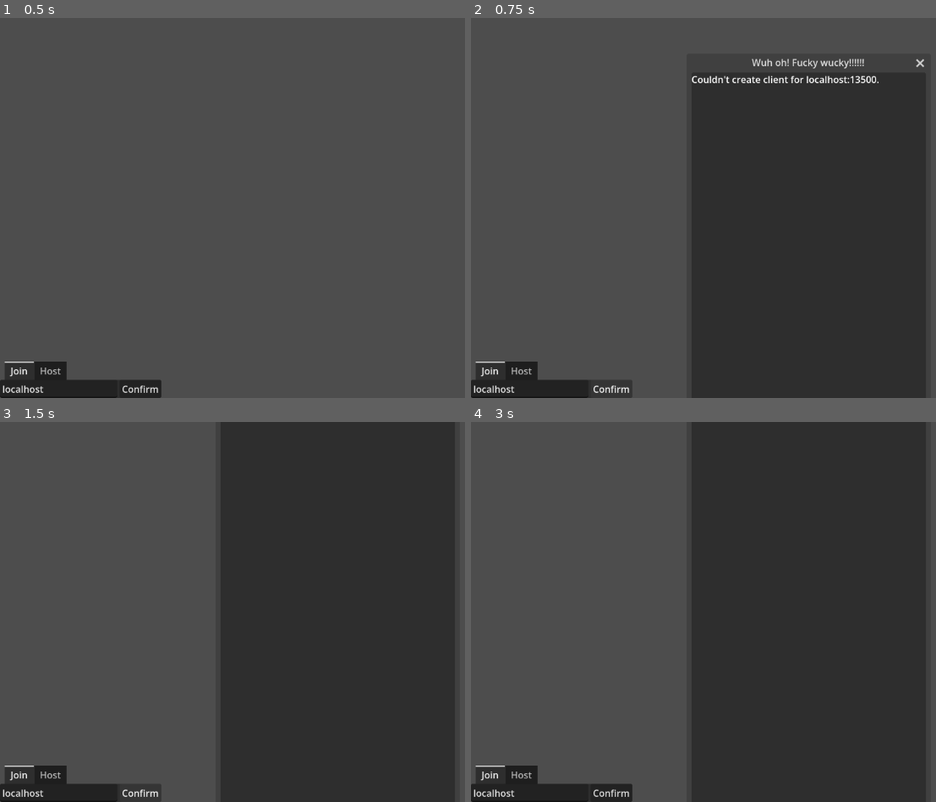
Above: before the commit, frames 1-4 (two rows, left to right).
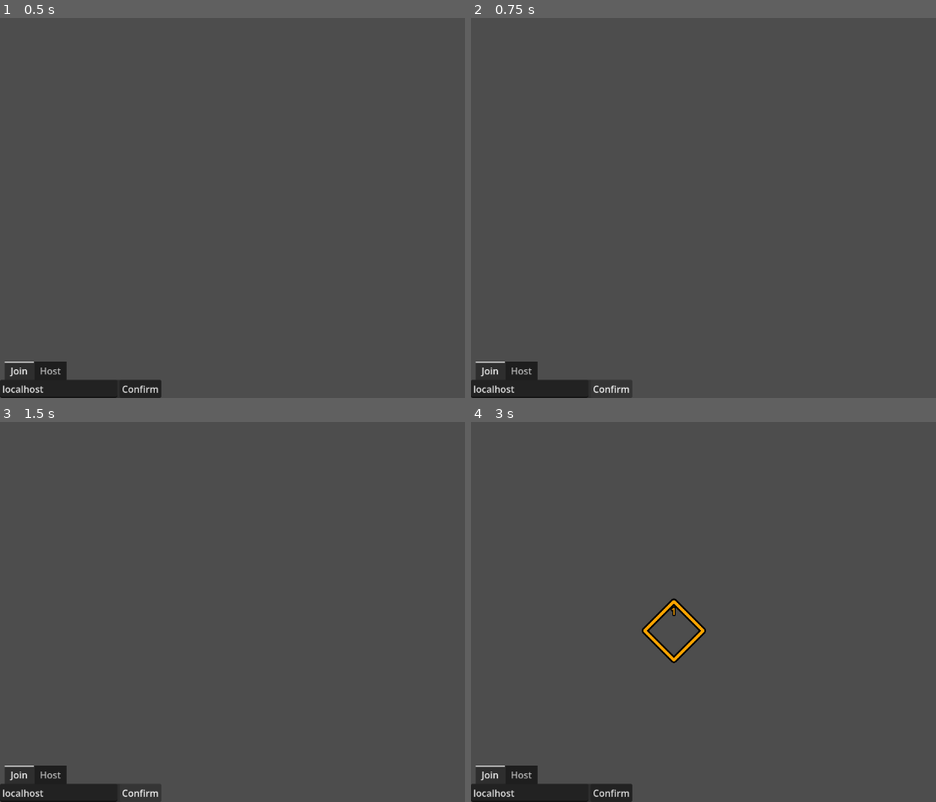
Above: after the commit, the same moments.

Repository: stacktrace-error/chunk-terrain
Game: Godot game, scene res://ui/main_menu.tscn
Same seed, same stepped clock (60 frames per second), same inputs: the game is played once before the commit and once after it.
Inputs (mouse positions are in pixels of both pictures, inside the frame that each line leads up to):
- Up to frame 1 (0.5 s): no input
- Up to frame 2 (0.75 s): click "Confirm" at 0.5 s
- Up to frame 3 (1.5 s): click "Confirm" at 1.25 s
- Up to frame 4 (3 s): tap Enter (chat) at 2 s; move the mouse to (outside the picture) at 2.02 s; hold D (right) 2.03-2.78 s; hold Enter (chat) 2.03-2.78 s; tap Space at 2.75 s; move the mouse to (675, 631) at 2.77 s; hold S (down) from 2.78 s (still down); tap Middle mouse button (ping) at 2.85 s

Frame 1 is identical in both runs. In frame 2, 43% of the frame differs, in the area x 47-98%, y 10-100%; in frame 3, 50%; in frame 4, 51%, in the area x 36-98%, y 0-100%.

Commit message:
half-baked quit feature before I update

Diff:
--- a/multiplayer/g_lobby.gd
+++ b/multiplayer/g_lobby.gd
@@ -5,7 +5,6 @@
 signal player_ready
 signal connection_status_changed(to:MultiplayerPeer.ConnectionStatus)
 
-var peer : ENetMultiplayerPeer = ENetMultiplayerPeer.new()
 var connection_status : MultiplayerPeer.ConnectionStatus:
 	set(x):
 		if(connection_status != x):
@@ -22,12 +21,13 @@
 	if p and !multiplayer.is_server(): connection_status = p.get_connection_status()
 
 
-func host_parse_port(port_string:String="") -> void:
+func host_parse_port(port_string:String="") -> bool:
 	var port : int = default_port
 	if !port_string.is_empty(): port = port_string.to_int()
-	host(port)
+	return host(port)
 
-func host(port:int=default_port) -> void:
+func host(port:int=default_port) -> bool:
+	var peer : ENetMultiplayerPeer = ENetMultiplayerPeer.new()
 	var error : Error = peer.create_server(port)
 	match error:
 		ERR_CANT_CREATE: ErrorPopup.show_with(str("Couldn't create server with port ", port, "."))
@@ -35,6 +35,8 @@
 		OK:
 			multiplayer.multiplayer_peer = peer
 			multiplayer.peer_connected.connect(on_peer_connected)
+			multiplayer.peer_disconnected.connect(remove_player)
+			#multiplayer.peer_disconnected.connect()
 			on_peer_connected(1)
 
 			# This could be on a button, but that's not needed right now
@@ -42,36 +44,45 @@
 
 			DisplayServer.window_set_title.call_deferred("hosting")
 
+			return true
+	return false
 
-func join_parse_port(address:String) -> void:
+
+func join_parse_port(address:String) -> bool:
 	var split : PackedStringArray = address.rsplit(":", false, 1)
 
-	if split.size() > 1: join(split[0], split[1].to_int())
-	else: join(address, default_port)
+	if split.size() > 1: return join(split[0], split[1].to_int())
+	return join(address, default_port)
 
-func join(address:String="localhost", port:int=default_port) -> void:
+func join(address:String="localhost", port:int=default_port) -> bool:
+	var peer : ENetMultiplayerPeer = ENetMultiplayerPeer.new()
 	var error : Error = peer.create_client(address, port)
 	match error:
 		ERR_CANT_CREATE: ErrorPopup.show_with(str("Couldn't create client for ", address, ":", port, "."))
 		ERR_ALREADY_IN_USE: ErrorPopup.show_with("Multiplayer peer already in use.")
 		OK:
 			multiplayer.multiplayer_peer = peer
+
+			multiplayer.peer_disconnected.connect(remove_player)
+
 			DisplayServer.window_set_title.call_deferred("joining")
 			multiplayer.connected_to_server.connect(func()->void:DisplayServer.window_set_title(str(address, ":", port)))
-
+			return true
+	return false
 
 
 func on_peer_connected(id:int) -> void:
-	if !players.is_empty():
-		for player : int in players:
-			rpc_add_player.rpc_id(id, player)
-	rpc_add_player.rpc(id)
+	# send current players to the new peer
+	for player : int in players:
+		rpc_add_player.rpc_id(id, player)
 
-	if has_started: rpc_start_game.rpc_id(id)
+	rpc_add_player.rpc(id) # add the peer's player for everyone else
+
+	if has_started: rpc_start_game.rpc_id(id) # tell them the game has started
 
 @rpc("call_local")
 func rpc_add_player(id:int) -> void:
-	if players.get(id, null):
+	if players.get(id):
 		print("attempted to spawn duplicate brain for " + str(id))
 		return
 
@@ -82,15 +93,22 @@
 
 
 func quit() -> void:
-	if multiplayer.get_unique_id() == 1:
-		pass
-	else:
-		rpc_ask_quit.rpc_id(1)
+	multiplayer.multiplayer_peer.close()
+	multiplayer.multiplayer_peer = OfflineMultiplayerPeer.new()
 
+	for child : Node in get_children(): child.free()
+	players.clear()
 
-@rpc("any_peer")
-func rpc_ask_quit() -> void:
-	peer.disconnect_peer(multiplayer.get_remote_sender_id())
+	Surfaces.clear()
+
+	has_started = false
+
+	DisplayServer.window_set_title.call_deferred("main menu")
+
+func remove_player(id:int) -> void:
+	if players.has(id):
+		players[id].remove()
+		players.erase(id)
 
 
 @rpc("call_local")
--- a/multiplayer/player.gd
+++ b/multiplayer/player.gd
@@ -37,8 +37,7 @@
 func get_colored_name() -> String:
 	return str("[color=", color.to_html(false), "]", nickname, "[/color]")
 
-#TODO temporary
-func free() -> void:
+func remove() -> void:
 	HUD.chat.add_message(tr("msg_player_disconnected") % nickname)
-	body.free()
-	super.free()
+	body.queue_free()
+	queue_free()
--- a/ui/lobby_start_panel.gd
+++ b/ui/main_menu.gd
@@ -1,8 +1,6 @@
-extends Control
+extends CanvasLayer
 
 func _ready() -> void:
-	Lobby.player_ready.connect(hide)
-
 	var args : Dictionary[String, String] = Util.launch_args
 	if "host" in args: Lobby.host_parse_port(args["host"])
 	elif "join" in args: Lobby.join_parse_port(args["join"])
--- a/ui/main_menu.tscn
+++ b/ui/main_menu.tscn
@@ -1,8 +1,9 @@
 [gd_scene format=3 uid="uid://b5lib4cfpco6n"]
 
-[ext_resource type="Script" uid="uid://y1hsvj0qhxxw" path="res://ui/lobby_start_panel.gd" id="1_06t4h"]
+[ext_resource type="Script" uid="uid://odi10mmsp3vl" path="res://ui/main_menu.gd" id="1_t7e0r"]
 
 [node name="MainMenu" type="CanvasLayer" unique_id=897139959]
+script = ExtResource("1_t7e0r")
 
 [node name="NetworkPanel" type="Control" parent="." unique_id=1548645537]
 unique_name_in_owner = true
@@ -12,7 +13,6 @@
 offset_right = 275.0
 grow_vertical = 2
 size_flags_vertical = 3
-script = ExtResource("1_06t4h")
 
 [node name="Selector" type="TabContainer" parent="NetworkPanel" unique_id=1558555824]
 layout_mode = 1
--- a/world/g_surfaces.gd
+++ b/world/g_surfaces.gd
@@ -26,6 +26,12 @@
 
 	loaded.emit()
 
+func clear() -> void:
+	for child : Node in get_children(): child.free()
+
+	spawn_point = null
+	warper = null
+
 func create_surface(_seed:int) -> Surface:
 	var s : Surface = Surface.new()
 	s.tile_set = load("res://assets/tiles/tileset.tres")
--- a/world/g_surfaces.tscn
+++ /dev/null
@@ -1,3 +0,0 @@
-[gd_scene format=3 uid="uid://dmwilre4f7dkr"]
-
-[node name="Surfaces" type="Node2D" unique_id=1000977681]
Not shown, removed: ui/lobby_start_panel.gd.uid
Not shown, added: ui/main_menu.gd.uid
